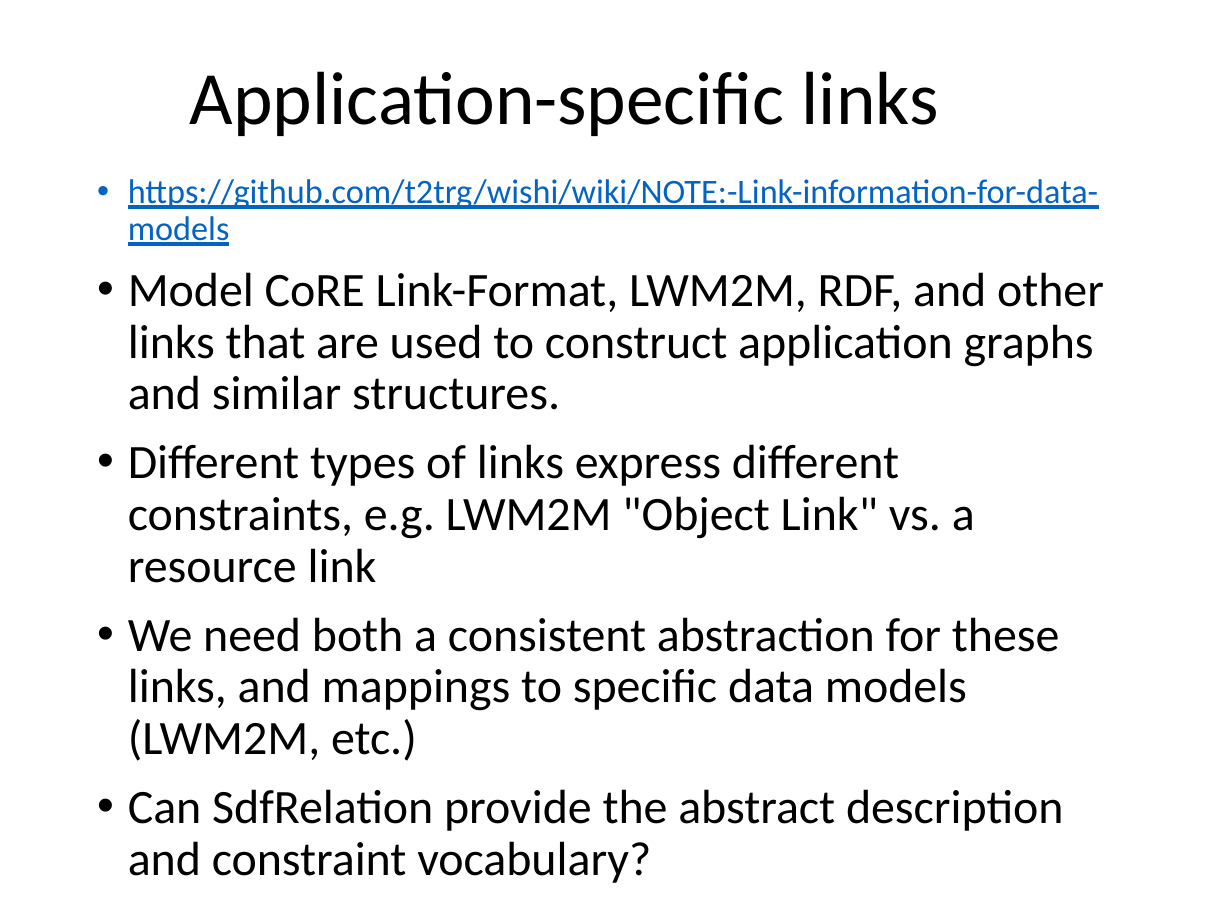
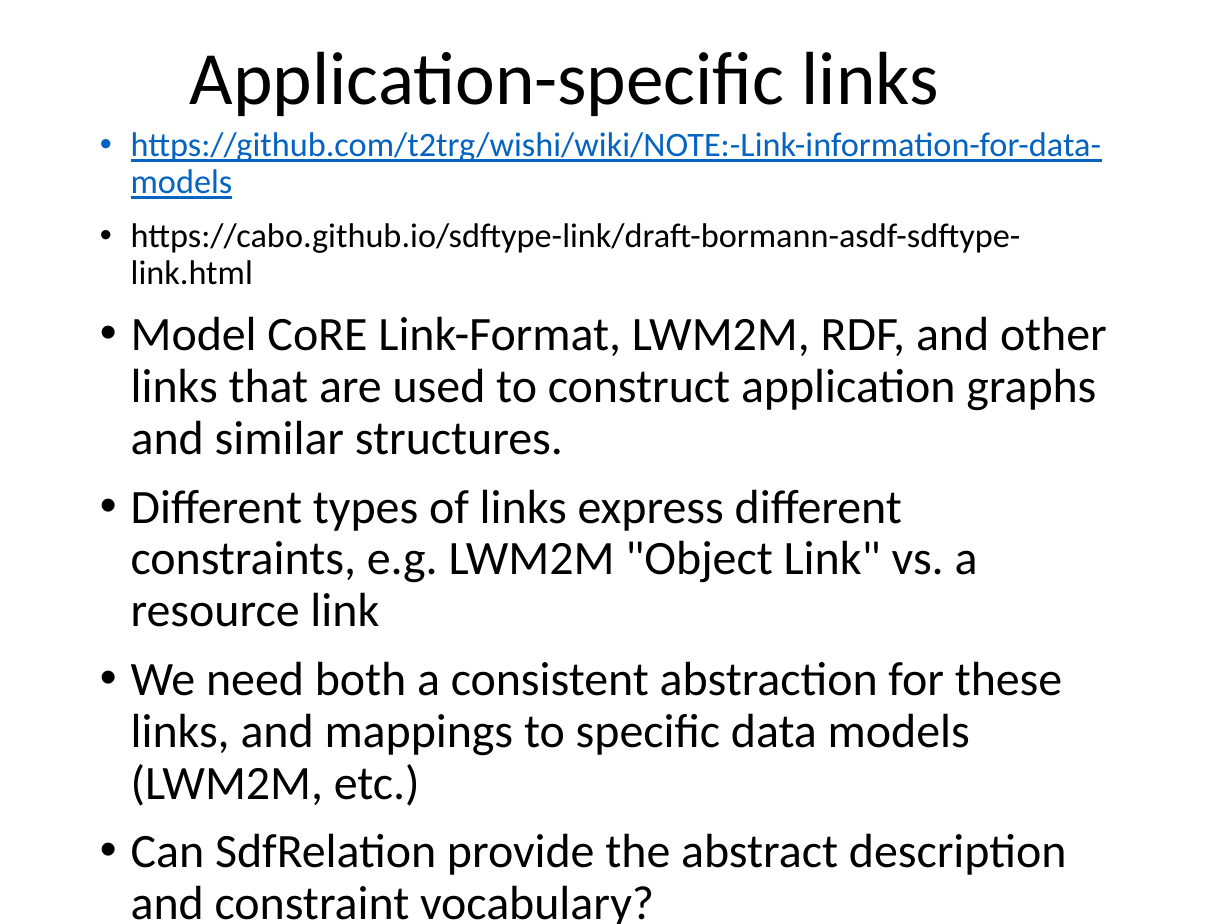
Before and after one commit to one-data-model/onedm-admin, a slide deck: slide 5 of Agenda Materials/onedm-agenda-2022-11-28.pptx. Drawn at 1232x924 pixels with LibreOffice and Linux fonts; fonts in the diff are those of the drawing; background and template pictures are left out. Boxes give left, top, right and bottom in pixels: in the first picture for what was removed or moved away, otherwise in the second. Text is boxed around its words. In the diff, an @@ line names an element or a change of style, - is before the commit and + after.

```diff
--- a/Agenda Materials/onedm-agenda-2022-11-28.pptx
+++ b/Agenda Materials/onedm-agenda-2022-11-28.pptx
@@ title "Application-specific links" moved from (x1=190, y1=71, x2=939, y2=136) to (x1=190, y1=51, x2=939, y2=116) @@
@@ text "https://github.com/t2trg/wishi/wiki/NOTE:-Link-information-f ..." moved from (x1=128, y1=179, x2=1104, y2=883) to (x1=131, y1=132, x2=1107, y2=924) @@
@@ text at (x1=131, y1=223, x2=1021, y2=285): paragraph added @@
+• https://cabo.github.io/sdftype-link/draft-bormann-asdf-sdftype-link.html
```
Also in this commit, not shown: 3 other slides changed, 1 slide added.
